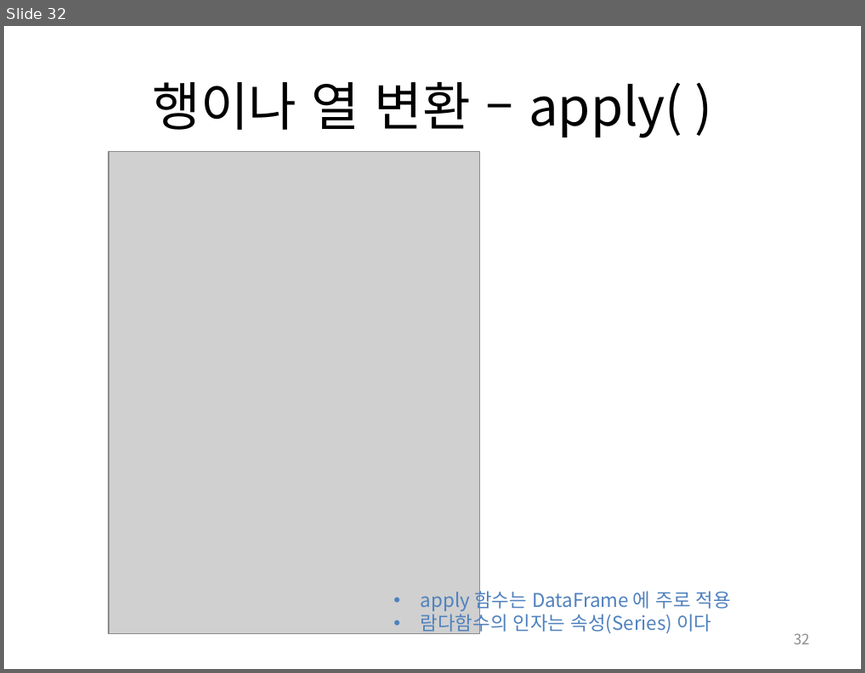
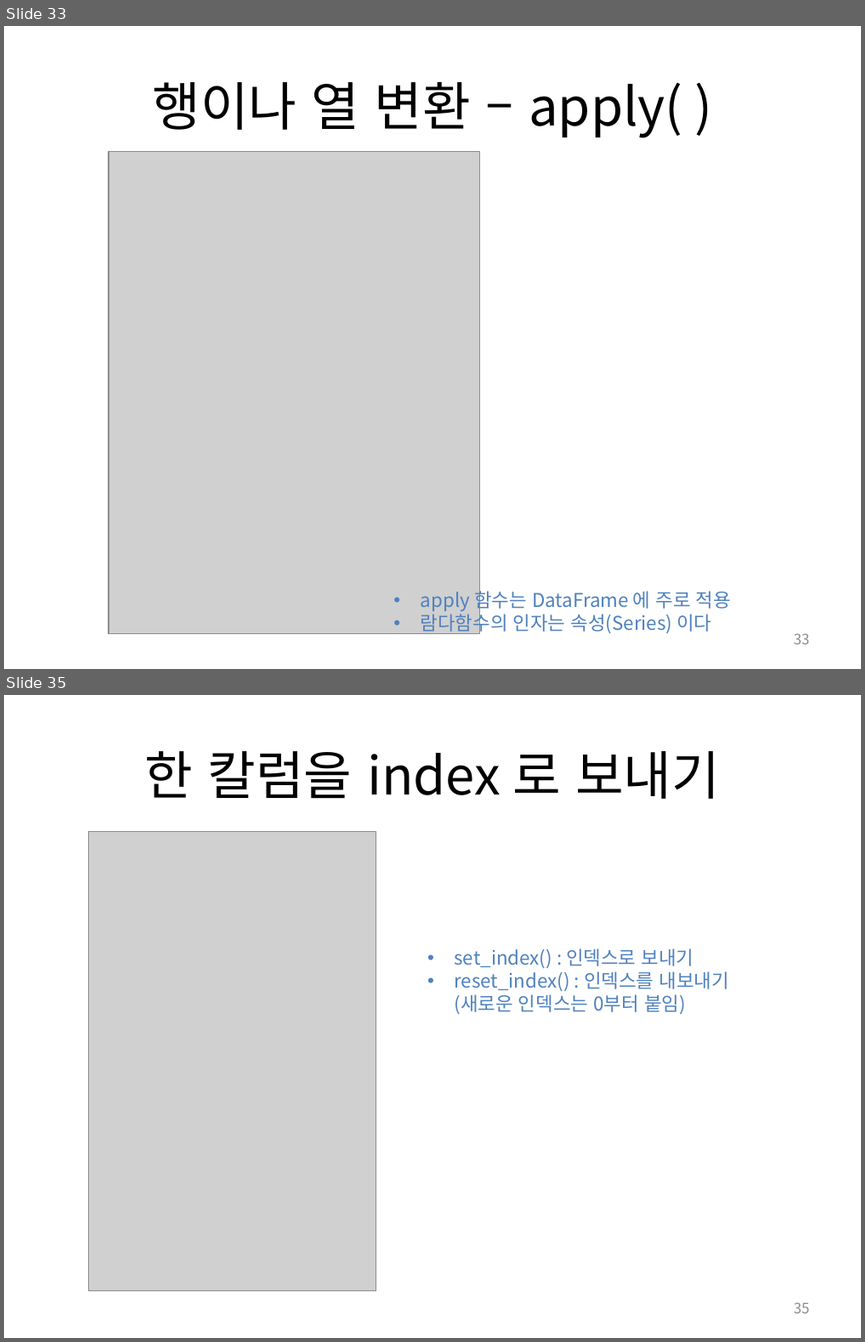
Before and after one commit to Heegu-han/AI, a slide deck: ppt/2_PANDAS.pptx. Shown one above the other, each under a label of ours: slide 32 before the commit, slides 33 and 35 after it; the slides between them are not shown. The pictures are 865x673 and 865x1342 pixels, drawn with LibreOffice and Linux fonts; fonts in the diff are those of the drawing; grey boxes stand for pictures. Boxes give left, top, right and bottom in pixels: in the first picture for what was removed or moved away, otherwise in the second. Text is boxed around its words. In the diff, an @@ line names an element or a change of style, - is before the commit and + after.

```diff
--- a/ppt/2_PANDAS.pptx
+++ b/ppt/2_PANDAS.pptx
@@ slide 35 added at bbox=[4, 695, 861, 1338], background #FFFFFF @@
@@ title added at bbox=[145, 751, 720, 799], 44 pt, text #000000 @@
+한 칼럼을 index 로 보내기
@@ picture added at bbox=[88, 832, 375, 1291] @@
@@ text added at bbox=[454, 948, 729, 1014], 16 pt, text #4F81BD @@
+• set_index() : 인덱스로 보내기
+• reset_index() : 인덱스를 내보내기
+  (새로운 인덱스는 0부터 붙임)
@@ page number added at bbox=[794, 1302, 810, 1313], 12 pt, text #8C8C8C @@
+35
@@ what was slide 32 is now slide 33 @@
@@ page number at bbox=[794, 633, 810, 644]: text changed @@
-32
+33
```
Also in this commit, not shown: 2 slides changed, 8 other slides added, 1 other file.
